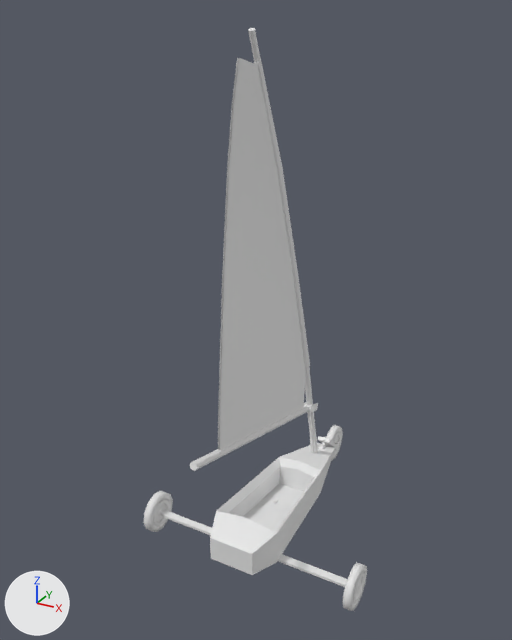
The COLLADA model resources/models/yachts/beware/beware-lod1.dae, before and after one commit.
One viewpoint serves both versions: a 50 mm camera at (3.3, -6.12, 6.14) aimed at (-0.27, 0.38, 2.89). Lighting does not change. The marker at lower left points along +X, +Y and +Z. The picture after the commit comes second. Materials are left out; every surface is plain grey.

Script lines for the objects in view, before the commit:
```python
ob_achterloper = bpy.data.objects.new('Achterloper', me_cube)
ob_achterloper.location = (0.0, 0.0, 0.0)
ob_band_001 = bpy.data.objects.new('Band.001', me_cylinder_005)
ob_band_001.location = (0.0, 0.0, 0.0)
ob_band_002 = bpy.data.objects.new('Band.002', me_cylinder_008)
ob_band_002.location = (0.0, 0.0, 0.0)
ob_kuip = bpy.data.objects.new('Kuip', me_cube_002)
ob_kuip.location = (0.0, 0.0, 0.0)
ob_mastslurf = bpy.data.objects.new('Mastslurf', me_vert_003)
ob_mastslurf.location = (0.0, 0.0, 0.0)
ob_sail = bpy.data.objects.new('Sail', me_vert_002)
ob_sail.location = (0.0, 0.0, 0.0)
ob_velg_001 = bpy.data.objects.new('Velg.001', me_cylinder_007)
ob_velg_001.location = (0.0, 0.0, 0.0)
ob_velg_003 = bpy.data.objects.new('Velg.003', me_cylinder_009)
ob_velg_003.location = (0.0, 0.0, 0.0)
# also in view: 'Giek' at (0.0, -0.06, 1.71)
```
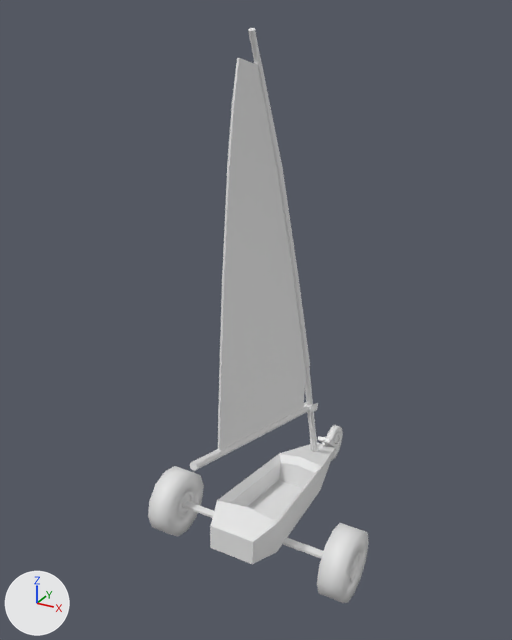
Pixel boxes [x1, y1, x2, y2] of what changed, in the pictures (512 x 640 px; the box of a moved part takes in the faces that stretch with it):
'Kuip', reshaped (8% shorter)
    before: [210, 443, 335, 575]
    after: [210, 442, 335, 564]
'Band.002', reshaped (104% wider, 62% taller)
    before: [342, 562, 367, 611]
    after: [317, 523, 369, 603]
'Band.001', reshaped (84% wider, 69% taller)
    before: [143, 491, 173, 532]
    after: [148, 466, 204, 536]
'Achterloper', moved, rescaled
    before: [161, 510, 347, 587]
    after: [183, 501, 323, 558]
'Velg.001', reshaped
    before: [153, 500, 169, 525]
    after: [179, 491, 194, 518]
'Velg.003', reshaped
    before: [353, 573, 365, 603]
    after: [350, 553, 362, 582]
part 3 of me_cylinder_008, moved or reshaped
    before: [350, 565, 367, 611]
    after: [341, 531, 369, 603]
part 5 of me_cylinder_005, moved or reshaped
    before: [149, 493, 173, 532]
    after: [167, 473, 204, 536]
part 7 of me_vert_002, moved or reshaped
    both: [218, 58, 258, 450]

What changed in the scene script:
```text
Change me_cube:
    used by ob_achterloper; location = (0.0, 0.0, 0.0)
    remove me_cube.from_pydata(...)  # 8 vertices, 12 faces; spans x -1.26..1.26, y -0.32..-0.22, z 0.22..0.26
    add me_cube.from_pydata(...)  # 8 vertices, 12 faces; spans x -1.05..1.05, y -0.19..-0.09, z 0.37..0.41
    me_cube part 1: the whole mesh is scaled about its middle by (0.827, 1, 1), then moved by (0.0, 0.13, 0.15)
Change me_cube_002:
    used by ob_kuip; location = (0.0, 0.0, 0.0)
    remove me_cube_002.from_pydata(...)  # 36 vertices, 68 faces; spans x -0.41..0.41, y -0.71..1.98, z 0.22..0.73
    add me_cube_002.from_pydata(...)  # 36 vertices, 68 faces; spans x -0.41..0.41, y -0.71..1.98, z 0.22..0.86
    me_cube_002 part 2: the whole mesh is multiplied about its middle by the matrix ((1.0, 0.0, 0.0), (0.0, 0.998, 0.058), (0.0, -0.06, 0.988)), then moved by (0.0, 0.01, 0.08)
Change me_cylinder_008:
    used by ob_band_002; location = (0.0, 0.0, 0.0)
    remove me_cylinder_008.from_pydata(...)  # 48 vertices, 96 faces; spans x 1.3..1.388, y -0.528..-0.009, z -0.021..0.498
    add me_cylinder_008.from_pydata(...)  # 48 vertices, 96 faces; spans x 1.0..1.288, y -0.553..0.276, z -0.026..0.803
    me_cylinder_008 part 3: 48 of 48 vertices moved; they spanned x 1.3..1.388, y -0.528..-0.009, z -0.021..0.498 and now span x 1.0..1.288, y -0.553..0.276, z -0.026..0.803; mean shift (-0.2, 0.13, 0.15)
Change me_cylinder_009:
    used by ob_velg_003; location = (0.0, 0.0, 0.0)
    remove me_cylinder_009.from_pydata(...)  # 180 vertices, 352 faces; spans x 1.267..1.395, y -0.437..-0.1, z 0.07..0.407
    add me_cylinder_009.from_pydata(...)  # 168 vertices, 332 faces; spans x 0.993..1.295, y -0.307..0.03, z 0.22..0.557
    me_cylinder_009 part 4: 180 vertices removed from x 1.267..1.395, y -0.437..-0.1, z 0.07..0.407; 168 vertices added at x 0.993..1.295, y -0.307..0.03, z 0.22..0.557
Change me_cylinder_005:
    used by ob_band_001; location = (0.0, 0.0, 0.0)
    remove me_cylinder_005.from_pydata(...)  # 48 vertices, 96 faces; spans x -1.388..-1.3, y -0.528..-0.009, z -0.021..0.498
    add me_cylinder_005.from_pydata(...)  # 48 vertices, 96 faces; spans x -1.288..-1.0, y -0.553..0.276, z -0.026..0.803
    me_cylinder_005 part 5: 48 of 48 vertices moved; they spanned x -1.388..-1.3, y -0.528..-0.009, z -0.021..0.498 and now span x -1.288..-1.0, y -0.553..0.276, z -0.026..0.803; mean shift (0.2, 0.13, 0.15)
Change me_cylinder_007:
    used by ob_velg_001; location = (0.0, 0.0, 0.0)
    remove me_cylinder_007.from_pydata(...)  # 180 vertices, 352 faces; spans x -1.395..-1.267, y -0.437..-0.1, z 0.07..0.407
    add me_cylinder_007.from_pydata(...)  # 168 vertices, 332 faces; spans x -1.295..-0.993, y -0.307..0.03, z 0.22..0.557
    me_cylinder_007 part 6: 180 vertices removed from x -1.395..-1.267, y -0.437..-0.1, z 0.07..0.407; 168 vertices added at x -1.295..-0.993, y -0.307..0.03, z 0.22..0.557
Change me_vert_002:
    used by ob_sail; location = (0.0, 0.0, 0.0)
    remove me_vert_002.from_pydata(...)  # 112 vertices, 168 faces; spans x -0.01..0.01, y -0.91..1.17, z 1.41..5.75
    add me_vert_002.from_pydata(...)  # 112 vertices, 220 faces; spans x -0.01..0.01, y -0.91..1.17, z 1.41..5.75
    me_vert_002 part 7
    168 faces are deleted
    220 new faces join them
```
